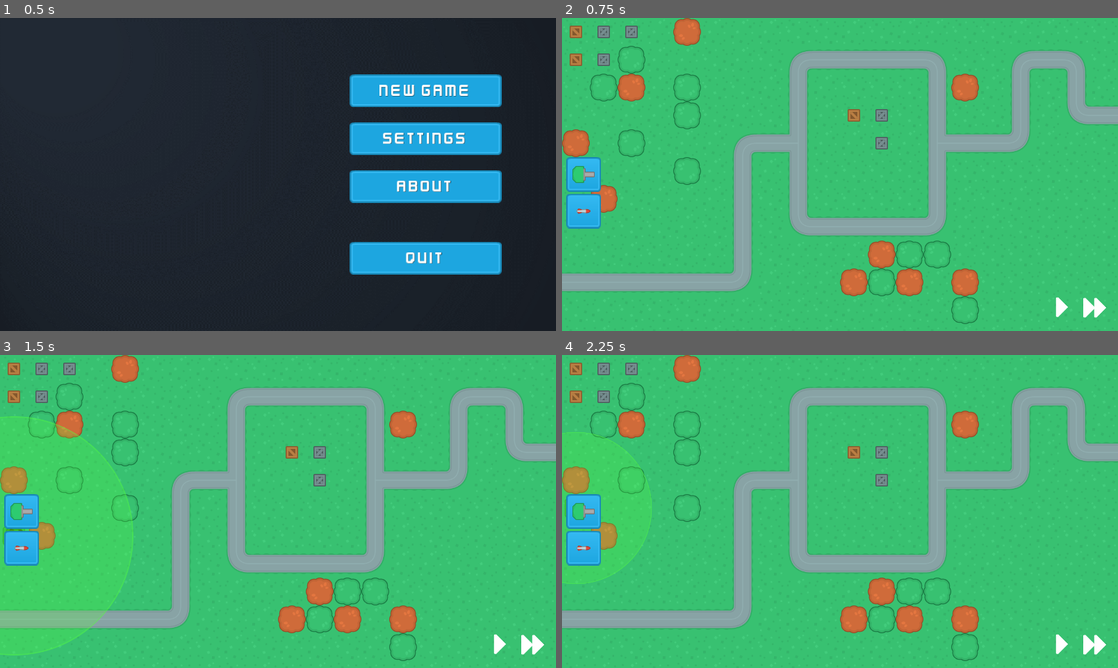
Above: before the commit, frames 1-4 (two rows, left to right).
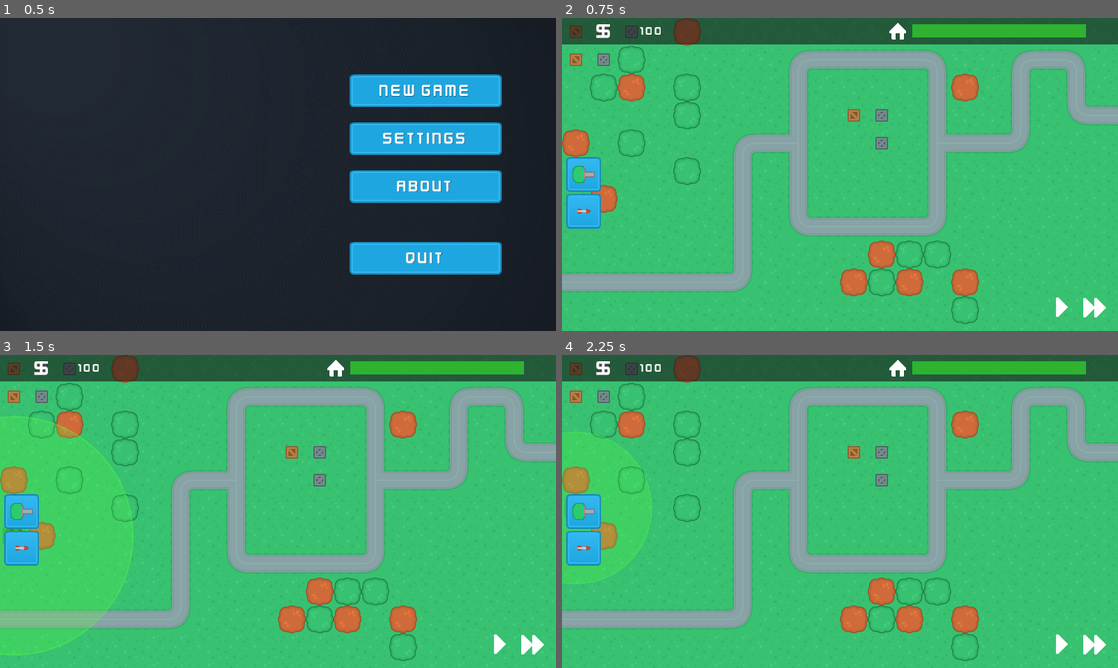
Above: after the commit, the same moments.

Repository: Maksim631/Tower-Defence
Game: Godot game, scene res://SceneHandler.tscn
Two runs of this game, one before a commit and one after it. Both use one fixed random seed, a clock stepped at 60 frames per second and the inputs below.
Inputs (mouse positions are in pixels of both pictures, inside the frame that each line leads up to):
- Up to frame 1 (0.5 s): no input
- Up to frame 2 (0.75 s): click "New Game" at 0.5 s
- Up to frame 3 (1.5 s): click (22, 549) at 1.25 s
- Up to frame 4 (2.25 s): click (584, 511) at 2 s

Frame 1 is identical in both runs. In frame 2, 8.4% of the frame differs, in the area x 0-100%, y 0-9%; in frame 3, 8.4%; in frame 4, 8.4%.

Commit message:
Cash and health ui

Diff:
--- /dev/null
+++ b/Resources/Fonts/kfn_30_o1.tres
@@ -0,0 +1,9 @@
+[gd_resource type="DynamicFont" load_steps=2 format=2]
+
+[ext_resource path="res://Assets/Fonts/Kenney Future Narrow.ttf" type="DynamicFontData" id=1]
+
+[resource]
+size = 30
+outline_color = Color( 0.0392157, 0, 0, 0.458824 )
+use_filter = true
+font_data = ExtResource( 1 )
--- /dev/null
+++ b/Resources/Fonts/kfn_50_o1.tres
@@ -0,0 +1,9 @@
+[gd_resource type="DynamicFont" load_steps=2 format=2]
+
+[ext_resource path="res://Assets/Fonts/Kenney Future Narrow.ttf" type="DynamicFontData" id=1]
+
+[resource]
+size = 50
+outline_color = Color( 0.0392157, 0, 0, 0.458824 )
+use_filter = true
+font_data = ExtResource( 1 )
--- a/SceneHandler.gd
+++ b/SceneHandler.gd
@@ -1,14 +1,23 @@
 extends Node
 
 func _ready():
+	load_main_menu()
+
+func load_main_menu():
 	$MainMenu/M/VB/NewGame.connect("pressed", self, "on_new_game_pressed")
 	$MainMenu/M/VB/Quit.connect("pressed", self, "on_quit_pressed")
-
 
 func on_new_game_pressed():
 	$MainMenu.queue_free()
 	var game_scene = load("res://Scenes/MainScenes/GameScene.tscn").instance()
+	game_scene.connect("game_finished", self, "unload_game")
 	add_child(game_scene)
 
 func on_quit_pressed():
 	get_tree().quit()
+
+func unload_game(result):
+	get_node("GameScene").queue_free()
+	var main_menu = load("res://Scenes/UIScenes/MainMenu.tscn").instance()
+	add_child(main_menu)
+	load_main_menu()
--- a/Scenes/Enemies/BlueTank.gd
+++ b/Scenes/Enemies/BlueTank.gd
@@ -1,9 +1,48 @@
 extends PathFollow2D
 
+signal base_damage(damage)
+
 var speed = 150
+var hp = 50
+var base_damage = 21
+
+onready var health_bar = $HealthBar
+onready var impact_area = $Impact
+var projectile_impact = preload("res://Scenes/SupportScenes/ProjectileImpact.tscn")
+
+func _ready():
+	health_bar.max_value = hp
+	health_bar.value = hp
+	health_bar.set_as_toplevel(true)
 
 func _physics_process(delta):
+	if unit_offset == 1.0:
+		emit_signal("base_damage", base_damage)
+		queue_free()
 	move(delta)
 
 func move(delta):
 	set_offset(get_offset() + speed * delta)
+	health_bar.set_position(position - Vector2(30, 30))
+
+func on_hit(damage):
+	impact()
+	hp -= damage
+	health_bar.value = hp
+	if hp <=0:
+		on_destroy()
+
+func on_destroy():
+	$KinematicBody2D.queue_free()
+	yield(get_tree().create_timer(0.2), "timeout")
+	self.queue_free()
+
+func impact():
+	randomize()
+	var x_pos = randi() % 31
+	randomize()
+	var y_pos = randi() % 31
+	var impact_position = Vector2(x_pos, y_pos)
+	var new_impact = projectile_impact.instance()
+	new_impact.position = impact_position
+	impact_area.add_child(new_impact)
--- a/Scenes/Enemies/BlueTank.tscn
+++ b/Scenes/Enemies/BlueTank.tscn
@@ -1,7 +1,8 @@
-[gd_scene load_steps=4 format=2]
+[gd_scene load_steps=5 format=2]
 
 [ext_resource path="res://Assets/Enemies/tank_blue.png" type="Texture" id=1]
 [ext_resource path="res://Scenes/Enemies/BlueTank.gd" type="Script" id=2]
+[ext_resource path="res://Assets/UI/HPbar.jpg" type="Texture" id=3]
 
 [sub_resource type="RectangleShape2D" id=1]
 extents = Vector2( 22, 21 )
@@ -12,8 +13,23 @@
 
 [node name="KinematicBody2D" type="KinematicBody2D" parent="."]
 
-[node name="Sprite" type="Sprite" parent="KinematicBody2D"]
+[node name="CollisionShape2D" type="CollisionShape2D" parent="KinematicBody2D"]
+shape = SubResource( 1 )
+
+[node name="Sprite" type="Sprite" parent="."]
 texture = ExtResource( 1 )
 
-[node name="CollisionShape2D" type="CollisionShape2D" parent="KinematicBody2D"]
-shape = SubResource( 1 )
+[node name="HealthBar" type="TextureProgress" parent="."]
+margin_left = -30.0
+margin_top = -30.0
+margin_right = 30.0
+margin_bottom = -24.0
+value = 50.0
+texture_under = ExtResource( 3 )
+texture_progress = ExtResource( 3 )
+tint_under = Color( 0.243137, 0.243137, 0.243137, 1 )
+tint_progress = Color( 0.180392, 0.639216, 0.294118, 1 )
+nine_patch_stretch = true
+
+[node name="Impact" type="Position2D" parent="."]
+position = Vector2( -15, -15 )
--- a/Scenes/MainScenes/GameScene.gd
+++ b/Scenes/MainScenes/GameScene.gd
@@ -1,4 +1,6 @@
 extends Node2D
+
+signal game_finished(result)
 
 var map_node
 
@@ -9,6 +11,9 @@
 var build_type
 var current_wave = 0
 var enemies_in_wave = 0
+
+var base_health = 100
+
 
 func _ready():
 	map_node = $Map1
@@ -44,8 +49,16 @@
 func spawn_enemies(wave_data):
 	for i in wave_data:
 		var new_enemy = load("res://Scenes/Enemies/" + i[0] + ".tscn").instance()
+		new_enemy.connect("base_damage", self, "on_base_damage")
 		map_node.get_node("Path").add_child(new_enemy, true)
 		yield(get_tree().create_timer(i[1]), "timeout")
+
+func on_base_damage(damage):
+	base_health -= damage
+	if base_health <= 0:
+		emit_signal("game_finished", false)
+	else:
+		$UI.update_health_bar(base_health)
 ##
 ##	Building functions
 ##
@@ -80,5 +93,7 @@
 		var new_tower = load("res://Scenes/Turrets/" + build_type + ".tscn").instance()
 		new_tower.built = true
 		new_tower.position = build_location
+		new_tower.type = build_type
+		new_tower.category = GameData.tower_data[build_type]["category"]
 		map_node.get_node("Turrets").add_child(new_tower, true)
 		map_node.get_node("TowerExclusion").set_cellv(build_tile, 5)
--- a/Scenes/MainScenes/GameScene.tscn
+++ b/Scenes/MainScenes/GameScene.tscn
@@ -9,6 +9,10 @@
 [ext_resource path="res://Assets/Icons/fastForward.png" type="Texture" id=7]
 [ext_resource path="res://Assets/Icons/pause.png" type="Texture" id=8]
 [ext_resource path="res://Assets/Icons/right.png" type="Texture" id=9]
+[ext_resource path="res://Assets/UI/HPbar.jpg" type="Texture" id=10]
+[ext_resource path="res://Resources/Fonts/kfn_30_o1.tres" type="DynamicFont" id=11]
+[ext_resource path="res://Assets/Icons/home.png" type="Texture" id=12]
+[ext_resource path="res://Resources/Fonts/kfn_50_o1.tres" type="DynamicFont" id=13]
 
 [node name="GameScene" type="Node2D"]
 script = ExtResource( 5 )
@@ -103,5 +107,64 @@
 texture_normal = ExtResource( 7 )
 expand = true
 
+[node name="InfoBar" type="ColorRect" parent="UI/HUD"]
+self_modulate = Color( 0.0862745, 0.0862745, 0.0862745, 0.6 )
+anchor_right = 1.0
+rect_min_size = Vector2( 0, 60 )
+
+[node name="H" type="HBoxContainer" parent="UI/HUD/InfoBar"]
+anchor_right = 1.0
+margin_bottom = 60.0
+
+[node name="Symbol" type="Label" parent="UI/HUD/InfoBar/H"]
+margin_right = 120.0
+margin_bottom = 60.0
+rect_min_size = Vector2( 120, 60 )
+custom_fonts/font = ExtResource( 13 )
+text = "$"
+align = 2
+valign = 1
+
+[node name="Money" type="Label" parent="UI/HUD/InfoBar/H"]
+margin_left = 124.0
+margin_right = 234.0
+margin_bottom = 60.0
+rect_min_size = Vector2( 110, 60 )
+custom_fonts/font = ExtResource( 11 )
+text = "100"
+align = 2
+valign = 1
+
+[node name="Icon" type="TextureRect" parent="UI/HUD/InfoBar/H"]
+margin_left = 742.0
+margin_right = 802.0
+margin_bottom = 60.0
+rect_min_size = Vector2( 60, 60 )
+size_flags_horizontal = 10
+texture = ExtResource( 12 )
+expand = true
+
+[node name="HP" type="TextureProgress" parent="UI/HUD/InfoBar/H"]
+margin_left = 806.0
+margin_top = 15.0
+margin_right = 1206.0
+margin_bottom = 45.0
+rect_min_size = Vector2( 400, 30 )
+size_flags_vertical = 4
+value = 100.0
+texture_under = ExtResource( 10 )
+texture_progress = ExtResource( 10 )
+tint_under = Color( 0.184314, 0.278431, 0.101961, 1 )
+tint_progress = Color( 0.184314, 0.701961, 0.192157, 1 )
+nine_patch_stretch = true
+
+[node name="Tween" type="Tween" parent="UI/HUD/InfoBar/H/HP"]
+
+[node name="Control" type="Control" parent="UI/HUD/InfoBar/H"]
+margin_left = 1210.0
+margin_right = 1280.0
+margin_bottom = 60.0
+rect_min_size = Vector2( 70, 0 )
+
 [connection signal="pressed" from="UI/HUD/HBoxContainer/PausePlay" to="UI" method="_on_PausePlay_pressed"]
 [connection signal="pressed" from="UI/HUD/HBoxContainer/SpeedUp" to="UI" method="_on_SpeedUp_pressed"]
--- a/Scenes/MainScenes/UI.gd
+++ b/Scenes/MainScenes/UI.gd
@@ -1,4 +1,7 @@
 extends CanvasLayer
+
+onready var hp_bar = $HUD/InfoBar/H/HP
+onready var hp_bar_tween = $HUD/InfoBar/H/HP/Tween
 
 func set_tower_preview(tower_type, mouse_position):
 	var drag_tower = load("res://Scenes/Turrets/" + tower_type + ".tscn").instance()
@@ -29,6 +32,17 @@
 		get_node("TowerPreview/Sprite").modulate = Color(color)
 
 
+func update_health_bar(base_health):
+	hp_bar_tween.interpolate_property(hp_bar, 'value', hp_bar.value, base_health, 0.1, Tween.TRANS_LINEAR, Tween.EASE_IN_OUT)
+	hp_bar_tween.start()
+	if base_health >= 60:
+		hp_bar.set_tinit_progress("2fb331")
+	elif base_health >= 25:
+		hp_bar.set_tinit_progress("e1be32")
+	else:
+		hp_bar.set_tinit_progress("e11e1e")
+
+
 func _on_PausePlay_pressed():
 	if get_parent().build_mode:
 		get_parent().cancel_build_mode()
--- a/Scenes/Maps/Map1.tscn
+++ b/Scenes/Maps/Map1.tscn
@@ -144,7 +144,7 @@
 format = 1
 tile_data = PoolIntArray( 0, 4, 0, 1, 3, 0, 2, 3, 0, 4, 2, 0, 65536, 4, 0, 65537, 3, 0, 65538, 1, 0, 65544, 0, 65538, 6 …(993 unchanged characters)…
 
-[node name="Turrets" type="Node2D" parent="."]
-
 [node name="Path" type="Path2D" parent="."]
 curve = SubResource( 3 )
+
+[node name="Turrets" type="Node2D" parent="."]
--- /dev/null
+++ b/Scenes/SupportScenes/ProjectileImpact.gd
@@ -0,0 +1,7 @@
+extends AnimatedSprite
+
+func _ready():
+	set_playing(true)
+
+func _on_ProjectileImpact_animation_finished():
+	queue_free()
--- /dev/null
+++ b/Scenes/SupportScenes/ProjectileImpact.tscn
@@ -0,0 +1,25 @@
+[gd_scene load_steps=8 format=2]
+
+[ext_resource path="res://Assets/Effects/explosion3.png" type="Texture" id=1]
+[ext_resource path="res://Assets/Effects/explosion5.png" type="Texture" id=2]
+[ext_resource path="res://Assets/Effects/explosion4.png" type="Texture" id=3]
+[ext_resource path="res://Assets/Effects/explosion2.png" type="Texture" id=4]
+[ext_resource path="res://Assets/Effects/explosion1.png" type="Texture" id=5]
+[ext_resource path="res://Scenes/SupportScenes/ProjectileImpact.gd" type="Script" id=6]
+
+[sub_resource type="SpriteFrames" id=1]
+animations = [ {
+"frames": [ ExtResource( 5 ), ExtResource( 4 ), ExtResource( 1 ), ExtResource( 3 ), ExtResource( 2 ) ],
+"loop": true,
+"name": "Impact",
+"speed": 5.0
+} ]
+
+[node name="ProjectileImpact" type="AnimatedSprite"]
+scale = Vector2( 0.2, 0.2 )
+frames = SubResource( 1 )
+animation = "Impact"
+speed_scale = 4.0
+script = ExtResource( 6 )
+
+[connection signal="animation_finished" from="." to="." method="_on_ProjectileImpact_animation_finished"]
--- a/Scenes/Turrets/GunT1.tscn
+++ b/Scenes/Turrets/GunT1.tscn
@@ -1,10 +1,28 @@
-[gd_scene load_steps=5 format=2]
+[gd_scene load_steps=7 format=2]
 
 [ext_resource path="res://Assets/Towers/towerDefense_tile181.png" type="Texture" id=1]
 [ext_resource path="res://Assets/Towers/towerDefense_tile249.png" type="Texture" id=2]
 [ext_resource path="res://Scenes/Turrets/GunT1.gd" type="Script" id=3]
+[ext_resource path="res://Assets/Effects/towerDefense_tile297.png" type="Texture" id=4]
 
 [sub_resource type="CircleShape2D" id=1]
+
+[sub_resource type="Animation" id=2]
+resource_name = "Fire"
+length = 0.15
+step = 0.05
+tracks/0/type = "value"
+tracks/0/path = NodePath("Turret/Muzzle/MuzzleFlash:visible")
+tracks/0/interp = 1
+tracks/0/loop_wrap = true
+tracks/0/imported = false
+tracks/0/enabled = true
+tracks/0/keys = {
+"times": PoolRealArray( 0, 0.05 ),
+"transitions": PoolRealArray( 1, 1 ),
+"update": 1,
+"values": [ true, false ]
+}
 
 [node name="GunT1" type="Node2D"]
 script = ExtResource( 3 )
@@ -22,11 +40,21 @@
 [node name="Muzzle" type="Position2D" parent="Turret"]
 position = Vector2( 43, 0 )
 
+[node name="MuzzleFlash" type="Sprite" parent="Turret/Muzzle"]
+visible = false
+position = Vector2( 10, 0 )
+rotation = 1.5708
+scale = Vector2( 0.7, 0.7 )
+texture = ExtResource( 4 )
+
 [node name="Range" type="Area2D" parent="."]
 position = Vector2( 32, 32 )
 
 [node name="CollisionShape2D" type="CollisionShape2D" parent="Range"]
 shape = SubResource( 1 )
 
+[node name="AnimationPlayer" type="AnimationPlayer" parent="."]
+anims/Fire = SubResource( 2 )
+
 [connection signal="body_entered" from="Range" to="." method="_on_Range_body_entered"]
 [connection signal="body_exited" from="Range" to="." method="_on_Range_body_exited"]
--- a/Scenes/Turrets/Turrets.gd
+++ b/Scenes/Turrets/Turrets.gd
@@ -2,22 +2,44 @@
 
 var enemy_array = []
 var built = false
+var ready = true
 var enemy
+var type
+var category
 
 func _ready():
 	if built:
-		self.get_node("Range/CollisionShape2D").get_shape().radius = 0.5 * GameData.tower_data[self.get_name()]["range"]
-
+		self.get_node("Range/CollisionShape2D").get_shape().radius = 0.5 * GameData.tower_data[type]["range"]
 
 func _physics_process(delta):
 	if enemy_array.size() != 0 and built:
 		select_enemy()
-		turn()
+		if not $AnimationPlayer.is_playing():
+			turn()
+		if ready:
+			fire()
 	else:
 		enemy = null
 
+func fire():
+	ready = false
+	if category == "Projectile":
+		fire_gun()
+	elif category == "Missile":
+		fire_missile()
+	enemy.on_hit(GameData.tower_data[type]["damage"])
+	yield(get_tree().create_timer(GameData.tower_data[type]["rof"]), "timeout")
+	ready = true
+
+func fire_gun():
+	$AnimationPlayer.play("Fire")
+
+func fire_missile():
+	pass
+
 func turn():
 	$Turret.look_at(enemy.position)
+
 
 func select_enemy():
 	var enemy_progress_array = []
--- a/Singletons/GameData.gd
+++ b/Singletons/GameData.gd
@@ -4,11 +4,13 @@
 	"GunT1": {
 		"damage": 20,
 		"rof": 1,
-		"range": 350
+		"range": 350,
+		"category": "Projectile"
 	},
 	"MissileT1": {
 		"damage": 100,
 		"rof": 3,
-		"range": 550
+		"range": 550,
+		"category": "Missile"
 	}
 }
Binary file added: Assets/Effects/explosion1.png
Binary file added: Assets/Effects/explosion2.png
Binary file added: Assets/Effects/explosion3.png
Binary file added: Assets/Effects/explosion4.png
Not shown, added: Assets/Effects/explosion4.png.import
Binary file added: Assets/Effects/explosion5.png
Binary file added: Assets/Effects/towerDefense_tile297.png
Not shown, added: Assets/Effects/towerDefense_tile297.png.import
Binary file added: Assets/Icons/home.png
Not shown, added: Assets/Icons/home.png.import
Binary file added: Assets/UI/HPbar.jpg
Not shown, added: Assets/UI/HPbar.jpg.import
(and 1 more such lines)
